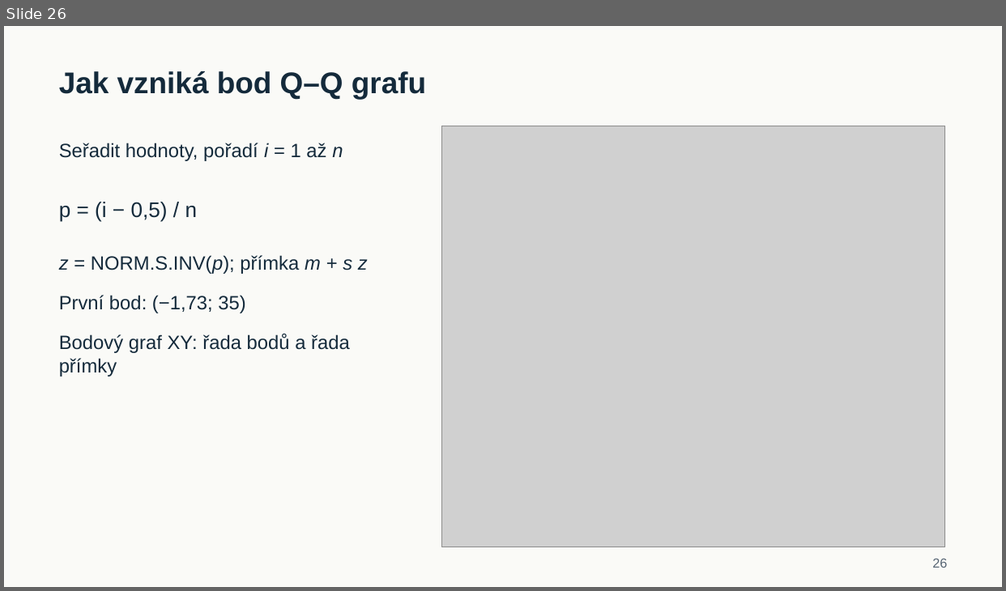
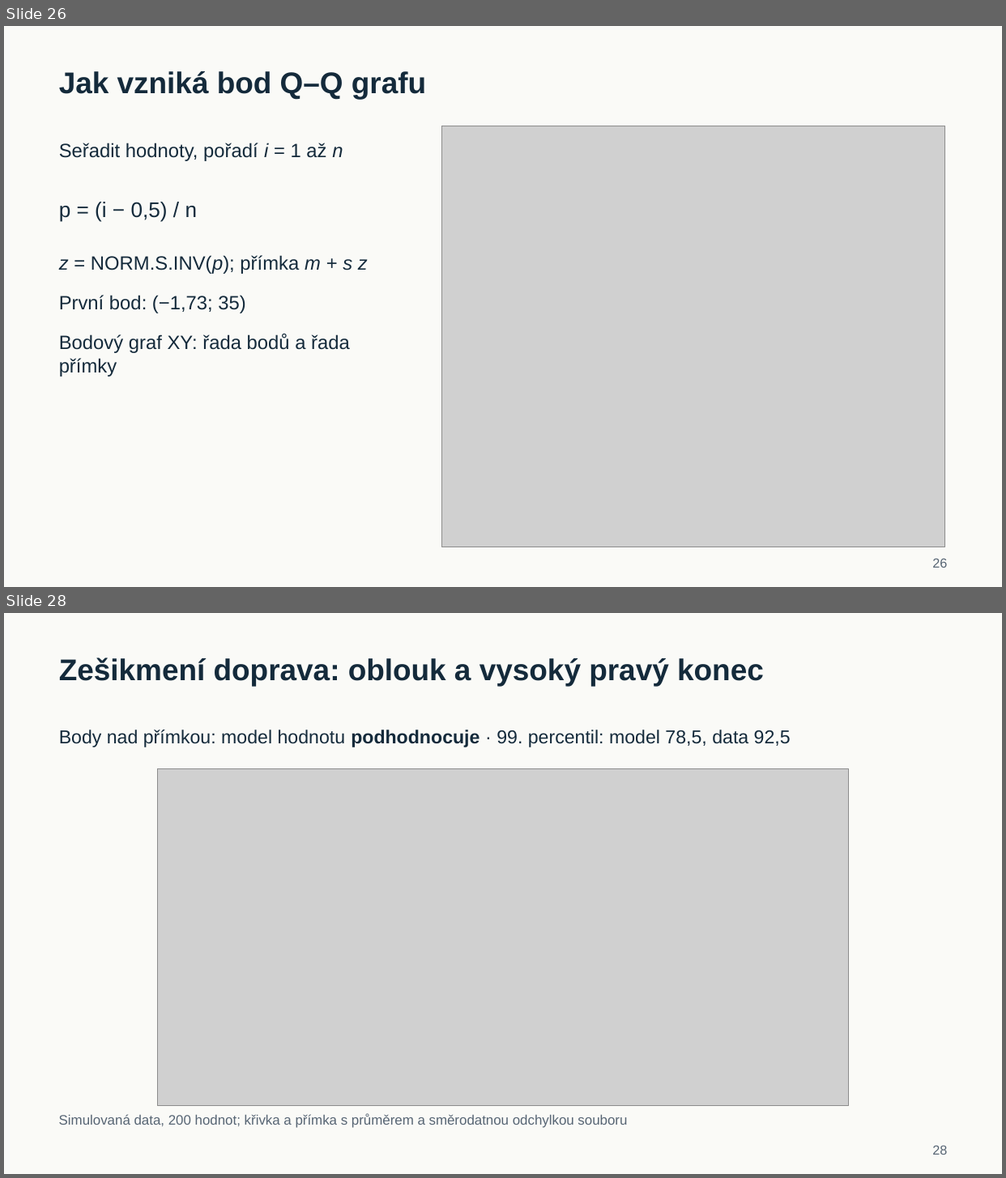
Before and after one commit to reckak/statistics-for-psychology, a slide deck: presentations/kapitola_04_normalni_rozdeleni.pptx. Shown one above the other, each under a label of ours: slide 26 before the commit, slides 26 and 28 after it; the slides between them are not shown. The pictures are 1006x591 and 1006x1178 pixels, drawn with LibreOffice and Linux fonts; fonts in the diff are those of the drawing; grey boxes stand for pictures. Boxes give left, top, right and bottom in pixels: in the first picture for what was removed or moved away, otherwise in the second. Text is boxed around its words. In the diff, an @@ line names an element or a change of style, - is before the commit and + after.

```diff
--- a/presentations/kapitola_04_normalni_rozdeleni.pptx
+++ b/presentations/kapitola_04_normalni_rozdeleni.pptx
@@ slide 28 added at [4, 613, 1002, 1174], background #FAFAF7 @@
@@ text added at [59, 658, 764, 686], 36 pt, text #142A3B, bold @@
+Zešikmení doprava: oblouk a vysoký pravý konec
@@ text added at [59, 730, 791, 747], 22.5 pt, text #142A3B @@
+Body nad přímkou: model hodnotu podhodnocuje · 99. percentil: model 78,5, data 92,5
@@ picture added at [158, 769, 848, 1105] @@
@@ text added at [59, 1114, 627, 1128], 16.5 pt, text #576574 @@
+Simulovaná data, 200 hodnot; křivka a přímka s průměrem a směrodatnou odchylkou souboru
@@ text added at [932, 1145, 947, 1155], 15.8 pt, text #576574 @@
+28
```
Also in this commit, not shown: 20 slides changed, 5 other slides added, 2 slides removed, 2 other files.
